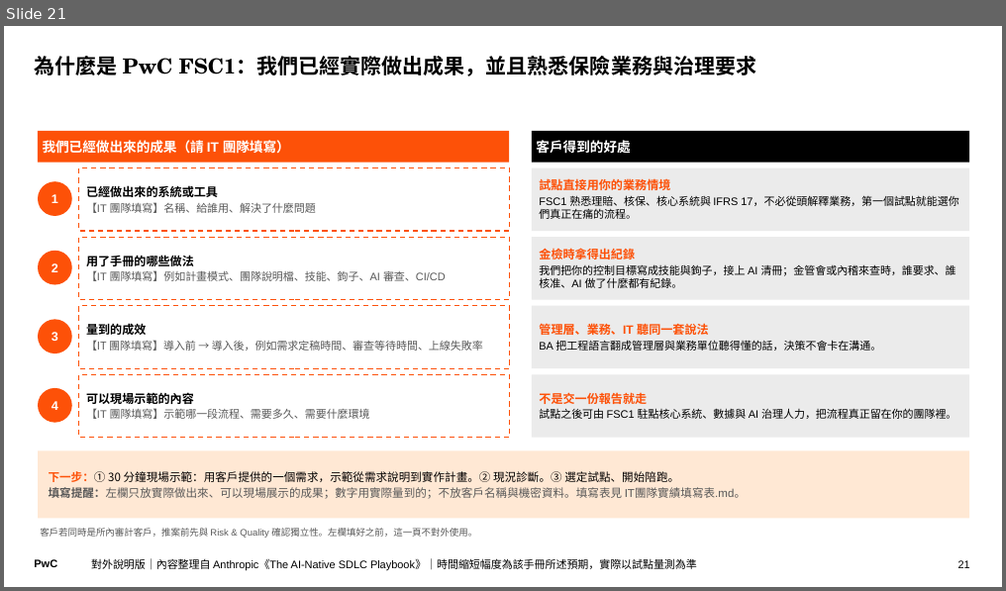
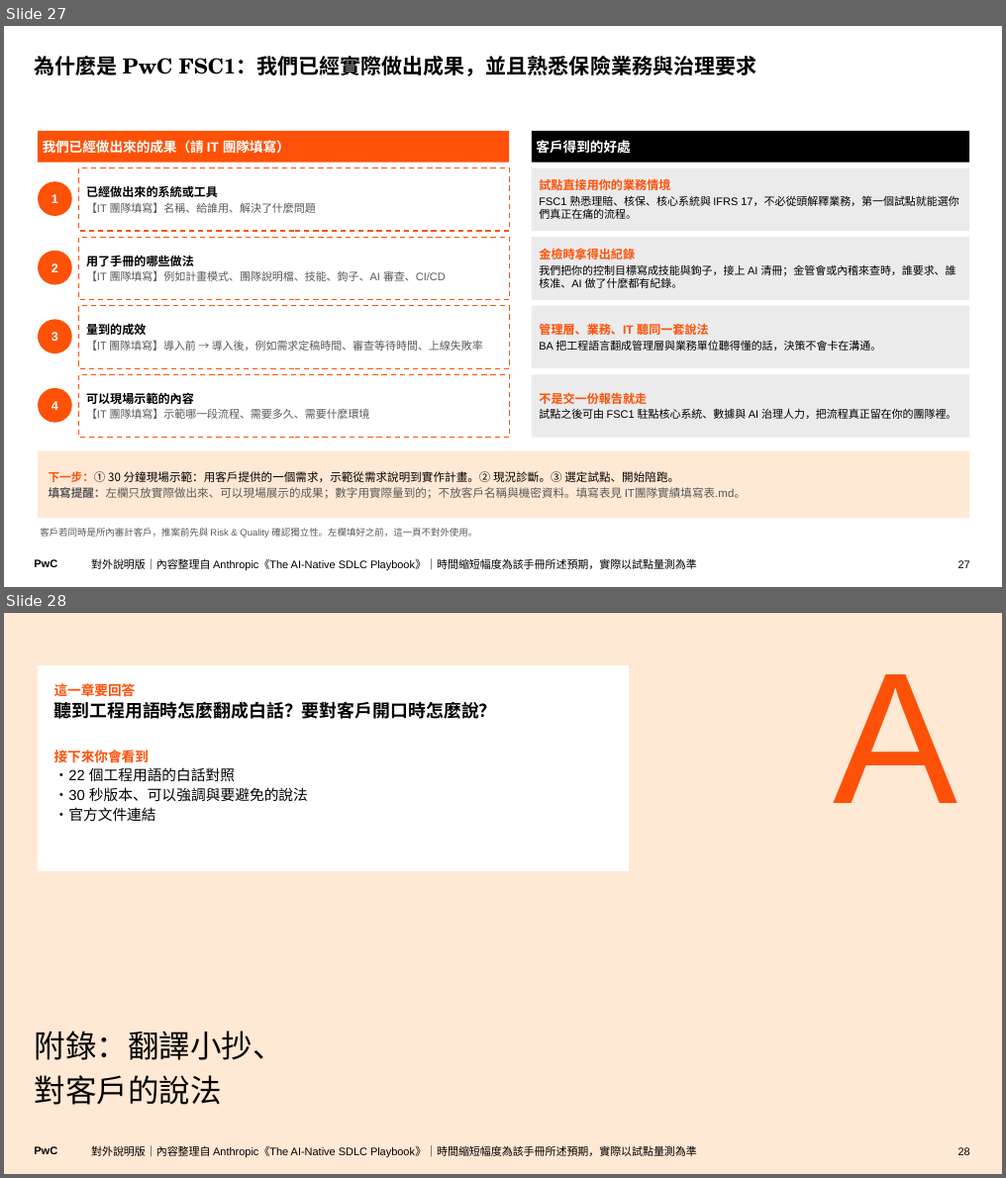
Before and after one commit to Robshao/PwC_FSC1, a slide deck: research/ai-native-sdlc/AI原生SDLC_白話說明.pptx. Shown one above the other, each under a label of ours: slide 21 before the commit, slides 27 and 28 after it. The pictures are 1006x591 and 1006x1178 pixels, drawn with LibreOffice and Linux fonts; fonts in the diff are those of the drawing. Boxes give left, top, right and bottom in pixels: in the first picture for what was removed or moved away, otherwise in the second. Text is boxed around its words. In the diff, an @@ line names an element or a change of style, - is before the commit and + after.

```diff
--- a/research/ai-native-sdlc/AI原生SDLC_白話說明.pptx
+++ b/research/ai-native-sdlc/AI原生SDLC_白話說明.pptx
@@ slide 28 added at [4,613,1002,1174], background #FFE8D4; not listed: 1 template element that a slide beside it also shows @@
@@ rectangle added at [38,665,629,871], fill #FFFFFF, 14 pt, text #000000, bold @@
+這一章要回答
+聽到工程用語時怎麼翻成白話？要對客戶開口時怎麼說？
+接下來你會看到
+・22 個工程用語的白話對照
+・30 秒版本、可以強調與要避免的說法
+・官方文件連結
@@ text added at [834,674,958,803], 180 pt, text #FD5108 @@
+A
@@ title added at [35,1031,284,1105], 30 pt, text #000000 @@
+附錄：翻譯小抄、
+對客戶的說法
@@ text added at [91,1146,697,1157], 10.5 pt, text #000000 @@
+對外說明版｜內容整理自 Anthropic《The AI-Native SDLC Playbook》｜時間縮短幅度為該手冊所述預期，實際以試點量測為準
@@ page number added at [958,1148,970,1156], 10.5 pt, text #000000 @@
+28
@@ what was slide 21 is now slide 27 @@
@@ page number at [958,561,970,569]: text changed @@
-21
+27
```
Also in this commit, not shown: 1 slide changed, 6 other slides added, 7 other files.
